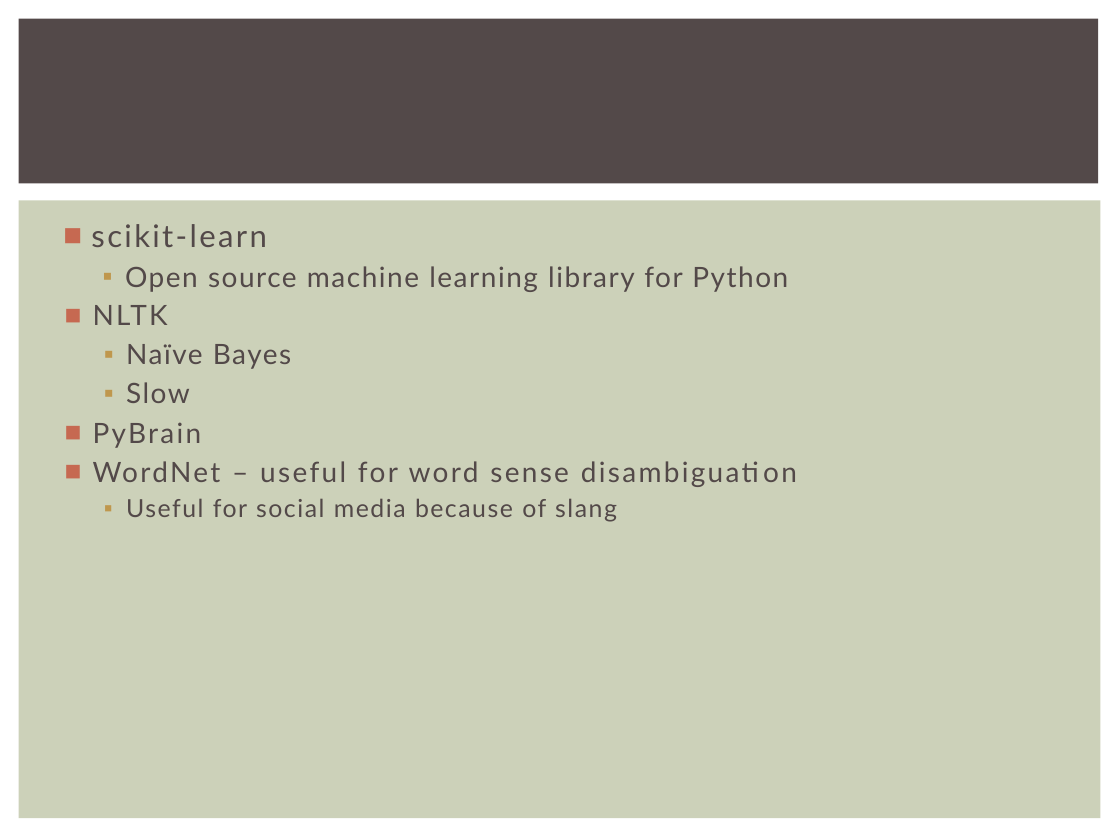
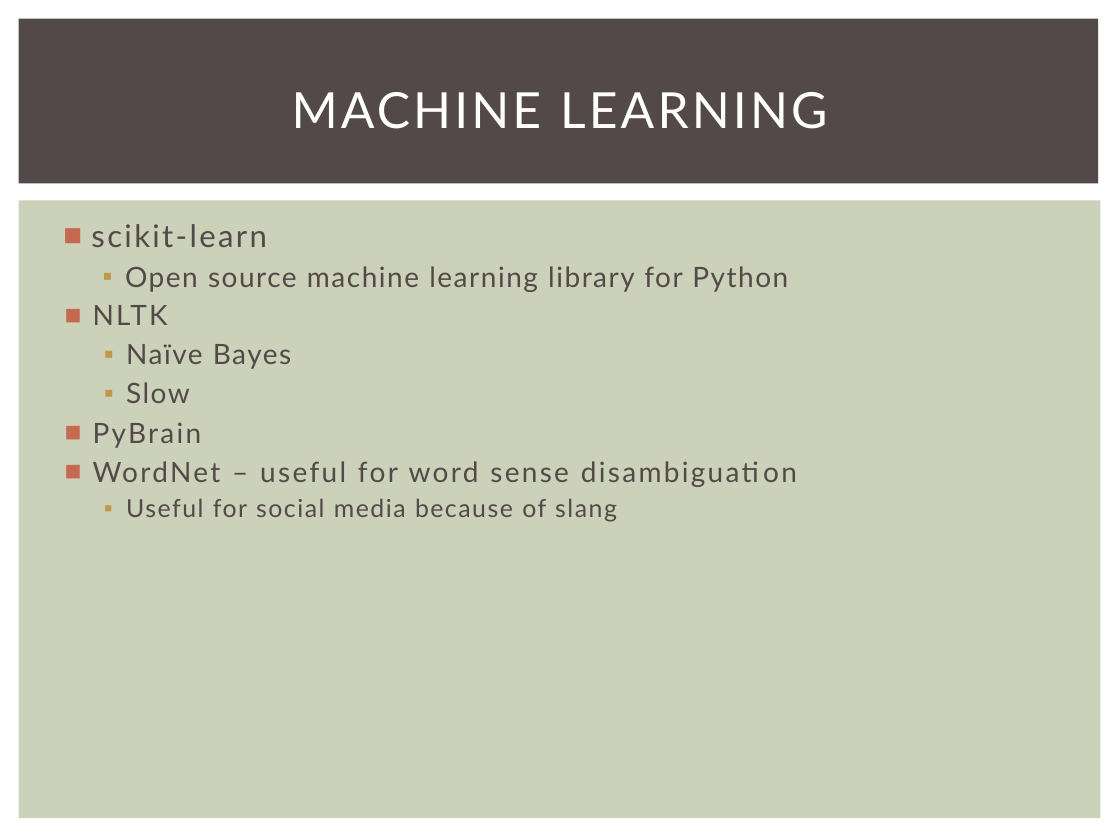
Before and after one commit to trivedi/sentapy, a slide deck: slide 15 of presentation/presentation.pptx (slide 13 before the commit). Drawn at 1120x840 pixels with LibreOffice and Linux fonts; fonts in the diff are those of the drawing. Boxes give left, top, right and bottom in pixels: in the first picture for what was removed or moved away, otherwise in the second. Text is boxed around its words. In the diff, an @@ line names an element or a change of style, - is before the commit and + after.

Commit message:
Final presentation slides

```diff
--- a/presentation/presentation.pptx
+++ b/presentation/presentation.pptx
@@ title added at bbox=[292, 92, 827, 129], 32 pt, text #FFFFFF @@
+MACHINE LEARNING
```
Also in this commit, not shown: 5 other slides changed, 2 slides added.
